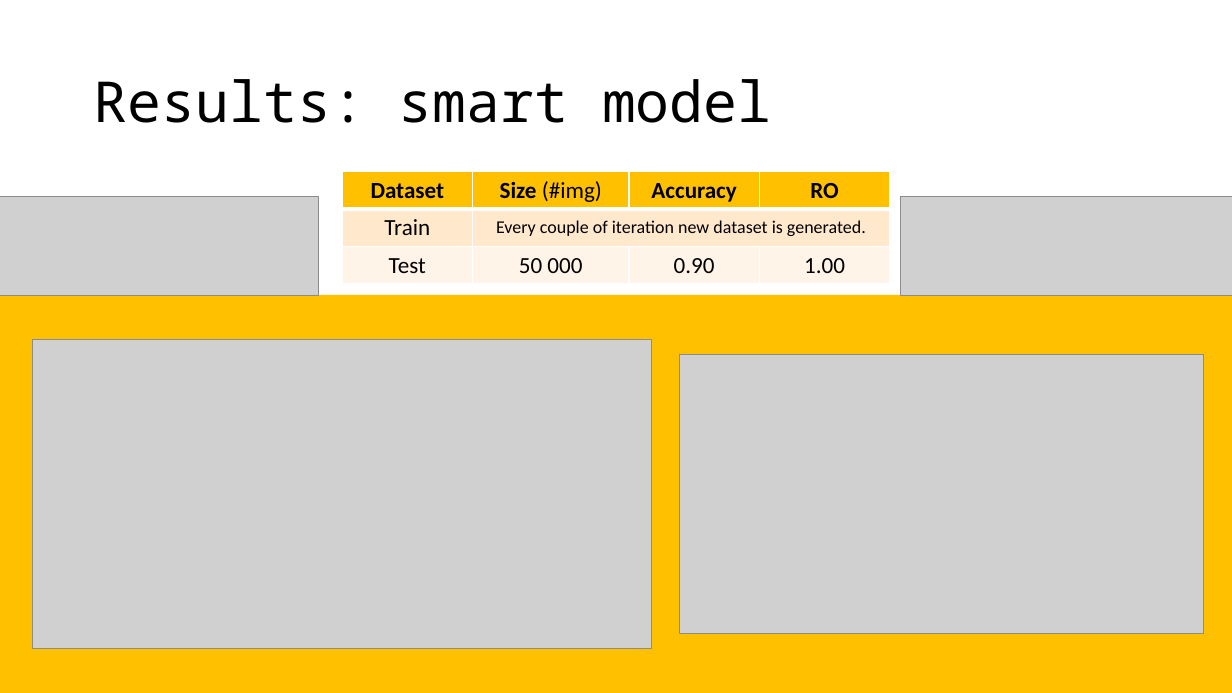
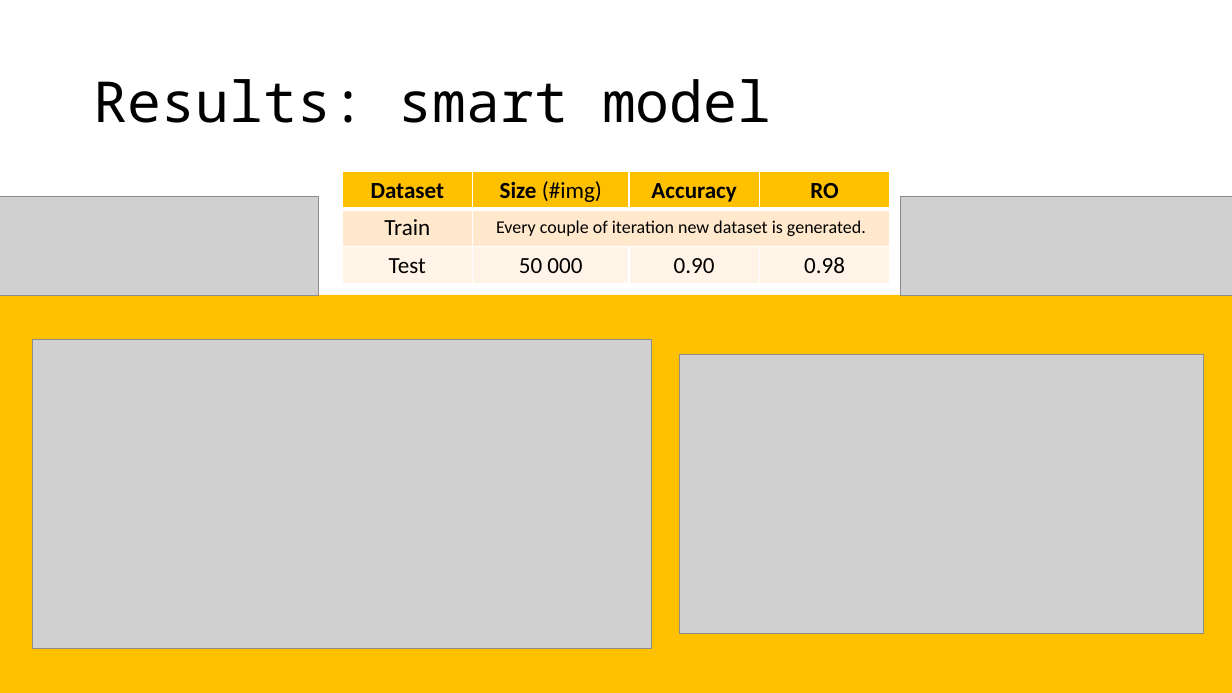
Before and after one commit to Strojove-uceni/final-projects-i_am_not_a_robot, a slide deck: slide 13 of presentation/Final_presentation_draft.pptx (slide 12 before the commit). Drawn at 1232x693 pixels with LibreOffice and Linux fonts; fonts in the diff are those of the drawing; grey boxes stand for pictures. Boxes give left, top, right and bottom in pixels: in the first picture for what was removed or moved away, otherwise in the second. Text is boxed around its words. In the diff, an @@ line names an element or a change of style, - is before the commit and + after.

```diff
--- a/presentation/Final_presentation_draft.pptx
+++ b/presentation/Final_presentation_draft.pptx
@@ table at (x1=342, y1=172, x2=889, y2=285) @@
-row 3, column 4: 1.00
+row 3, column 4: 0.98
```
Also in this commit, not shown: 1 other slide changed, 1 slide added.
